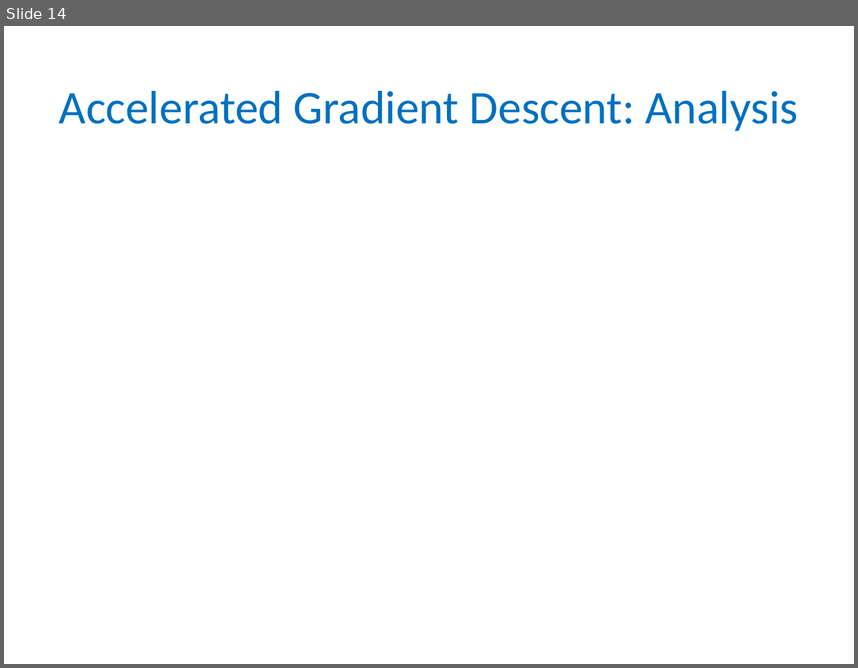
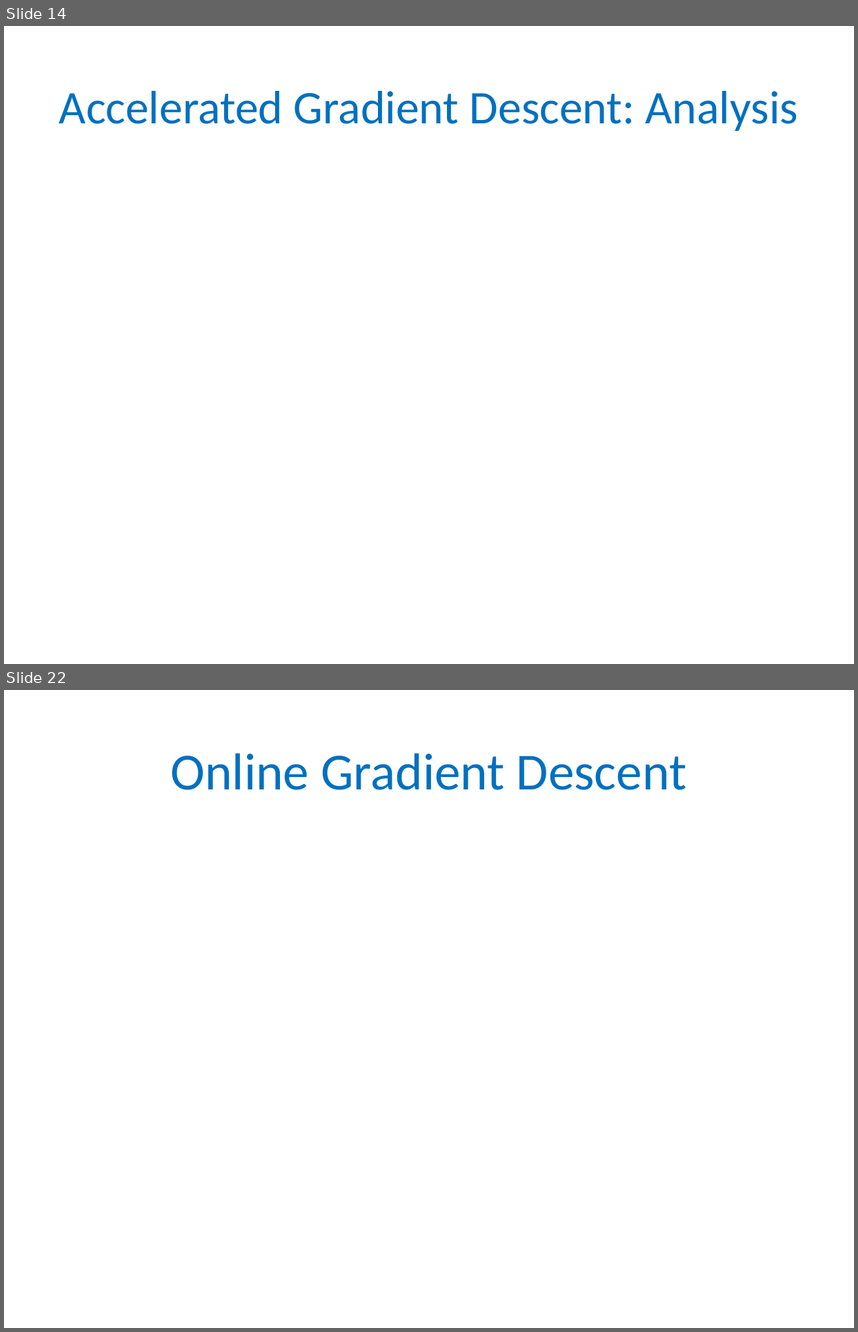
Before and after one commit to gyaroslavtsev/gyaroslavtsev.github.io, a slide deck: big-data/lecture08.pptx. Shown one above the other, each under a label of ours: slide 14 before the commit, slides 14 and 22 after it; the slides between them are not shown. The pictures are 858x668 and 858x1332 pixels, drawn with LibreOffice and Linux fonts; fonts in the diff are those of the drawing; grey boxes stand for pictures. Boxes give left, top, right and bottom in pixels: in the first picture for what was removed or moved away, otherwise in the second. Text is boxed around its words. In the diff, an @@ line names an element or a change of style, - is before the commit and + after.

```diff
--- a/big-data/lecture08.pptx
+++ b/big-data/lecture08.pptx
@@ slide 22 added at (4,690,854,1328), background #FFFFFF @@
@@ title added at (171,753,686,790), 44 pt, text #0070C0 @@
+Online Gradient Descent
```
Also in this commit, not shown: 9 other slides added, 1 slide removed, 7 other files.
